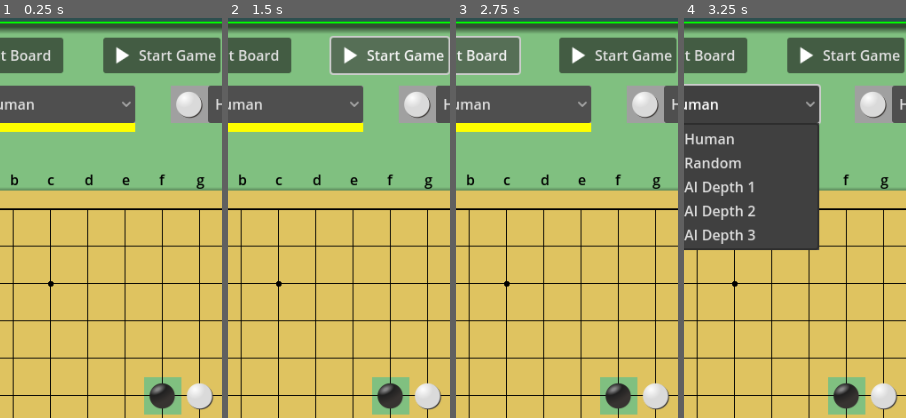
Above: before the commit, frames 1-4 (left to right).
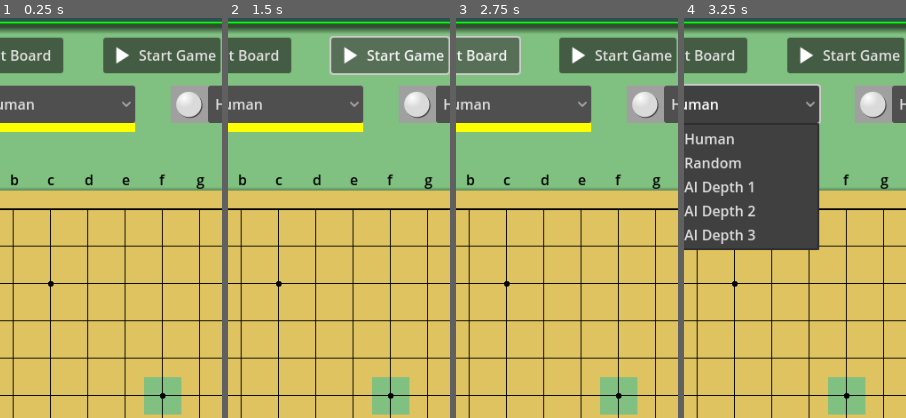
Above: after the commit, the same moments.

Repository: vivisuke/Gomoku
Game: Godot game, scene res://main_scene.tscn
The game is run twice, just before and just after one commit, with the same random seed, the same clock (stepped at 60 frames per second) and the same inputs.
Inputs:
- Up to frame 1 (0.25 s): no input
- Up to frame 2 (1.5 s): click "Start Game" at 0.5 s; click "Start Game" at 1.25 s
- Up to frame 3 (2.75 s): click "Init Board" at 2 s
- Up to frame 4 (3.25 s): click "Human" at 2.75 s
The pictures show only the part of the screen within x 16-66%, y 5-55%; the shares and areas given below are measured in that part.

The runs differ from the first frame. In frame 1, 1.2% of the frame differs, in the area x 67-97%, y 91-98%; in frame 2, 1.2%; in frame 3, 1.2%; in frame 4, 1.2%.

Commit message:
0024 ◎ C 09/02 09/03 0.001│ToDo│とりあえず盤面クリックでゲーム可能に

Diff:
--- a/Gomoku/scripts/global.gd
+++ b/Gomoku/scripts/global.gd
@@ -24,22 +24,30 @@
 		v_black.fill(0)
 		v_white.resize(N_HORZ)
 		v_white.fill(0)
+	func is_empty(x, y):
+		var mask = 1 << (N_HORZ - 1 - x)
+		return h_black[y]&mask == 0 && h_white[y]&mask == 0
 	func get_color(x, y):	# h_black, h_white のみを参照
 		var mask = 1 << (N_HORZ - 1 - x)
 		if (h_black[y]&mask) != 0: return BLACK
 		if (h_white[y]&mask) != 0: return WHITE
 		return EMPTY
-	func put_color(x, y, col):
+	func put_color(x, y, col):		# 前提：(x, y) は空欄、col：BLACK or WHITE
 		var mask = 1 << (N_HORZ - 1 - x)
 		if col == BLACK:
 			h_black[y] |= mask
-			h_white[y] &= ~mask
+			#h_white[y] &= ~mask
 		elif col == WHITE:
-			h_black[y] &= ~mask
+			#h_black[y] &= ~mask
 			h_white[y] |= mask
-		else:
-			h_black[y] &= ~mask
-			h_white[y] &= ~mask
+		#else:
+		#	h_black[y] &= ~mask
+		#	h_white[y] &= ~mask
+		# undone: 縦・斜めビットマップ更新
+	func remove_color(x, y):
+		var mask = 1 << (N_HORZ - 1 - x)
+		h_black[y] &= ~mask
+		h_white[y] &= ~mask
 		# undone: 縦・斜めビットマップ更新
 
 func _ready():
--- a/Gomoku/scripts/main_scene.gd
+++ b/Gomoku/scripts/main_scene.gd
@@ -4,12 +4,29 @@
 var N_VERT = g.N_VERT
 var N_CELLS = N_HORZ*N_VERT
 
+var BOARD_ORG_X
+var BOARD_ORG_Y
+var BOARD_ORG
+
 var bd
+var rng = RandomNumberGenerator.new()
+var AI_thinking = false
+var waiting = 0;				# ウェイト中カウンタ
+var game_started = false		# ゲーム中か？
+var next_color = g.BLACK		# 次の手番
+#var white_player = HUMAN
+#var black_player = HUMAN
+var pressedPos = Vector2(0, 0)
 
 func _ready():
+	#rng.randomize()		# Setups a time-based seed
+	rng.seed = 0		# 固定乱数系列
+	BOARD_ORG_X = $Board/TileMap.global_position.x
+	BOARD_ORG_Y = $Board/TileMap.global_position.y
+	BOARD_ORG = Vector2(BOARD_ORG_X, BOARD_ORG_Y)
 	bd = g.Board.new()
-	bd.put_color(5, 5, g.BLACK)
-	bd.put_color(6, 5, g.WHITE)
+	#bd.put_color(5, 5, g.BLACK)
+	#bd.put_color(6, 5, g.WHITE)
 	update_board()
 	pass # Replace with function body.
 
@@ -21,3 +38,26 @@
 	pass
 func _process(delta):
 	pass
+func _input(event):
+	#if !game_started: return
+	if event is InputEventMouseButton && event.button_index == MOUSE_BUTTON_LEFT:
+		#print(event.position)
+		#print($Board/TileMapLocal.local_to_map(event.position - BOARD_ORG))
+		var pos = $Board/TileMap.local_to_map(event.position - BOARD_ORG)
+		#print(pos)
+		#print("mouse button")
+		if event.is_pressed():
+			#print("pressed")
+			pressedPos = pos
+		elif pos == pressedPos:
+			#print("released")
+			#if n_put == 0:
+			#	game_started = true
+			#	return
+			if pos.x < 0 || pos.x >= N_HORZ || pos.y < 0 || pos.y > N_VERT: return
+			if !bd.is_empty(pos.x, pos.y): return
+			#print(pos)
+			bd.put_color(pos.x, pos.y, next_color)
+			next_color = (g.BLACK + g.WHITE) - next_color
+			update_board()
+	pass
Not shown, changed: Gomoku.spr
